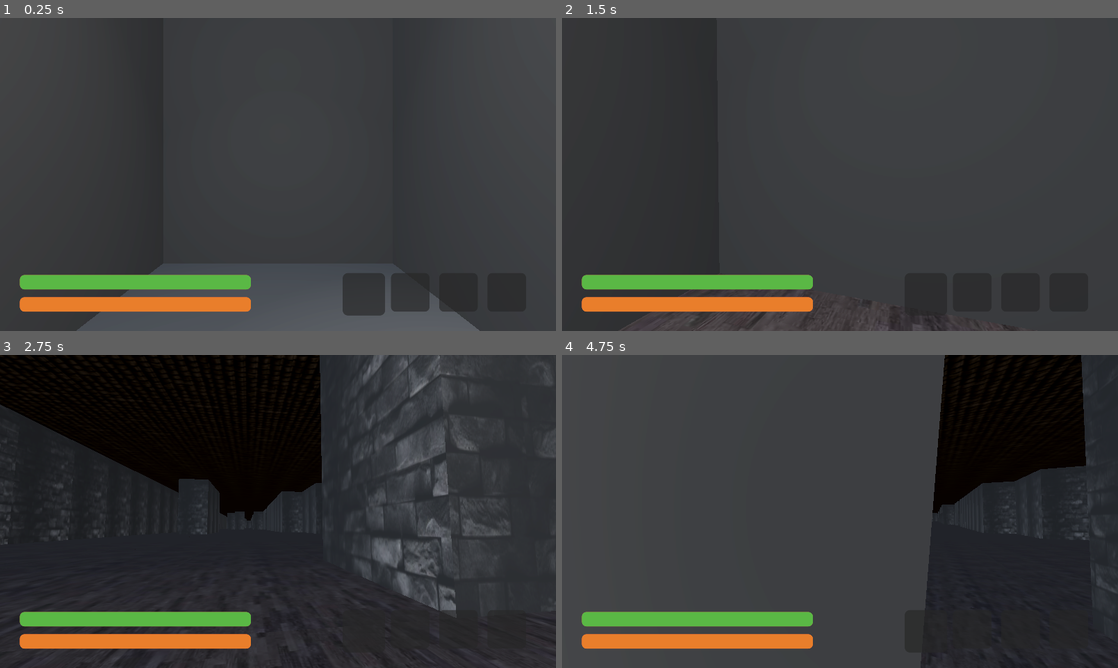
Above: before the commit, frames 1-4 (two rows, left to right).
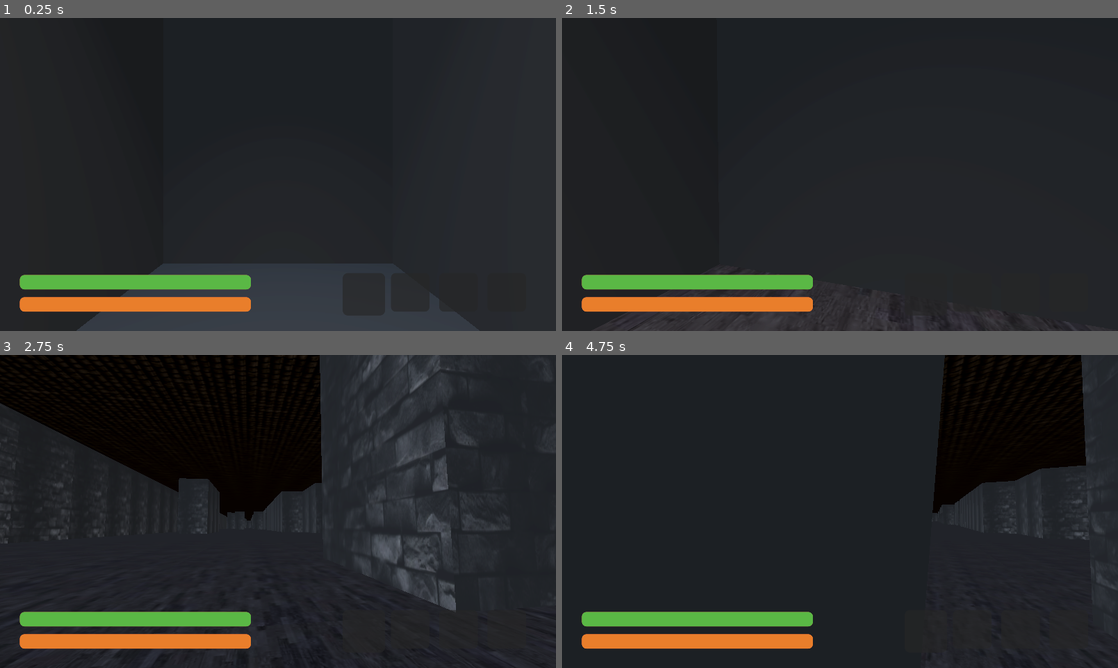
Above: after the commit, the same moments.

Repository: SavageMode123/Lethal-Company
Game: Godot game, scene res://Game.tscn
Same seed, same stepped clock (60 frames per second), same inputs: the game is played once before the commit and once after it.
Inputs (mouse positions are in pixels of both pictures, inside the frame that each line leads up to):
- Up to frame 1 (0.25 s): no input
- Up to frame 2 (1.5 s): tap Enter at 0.5 s; move the mouse to (867, 174) at 0.52 s; hold W (Forward) from 0.53 s (still down); tap C (Crouch) at 0.6 s; tap Space (Jump) at 0.77 s; move the mouse to (812, 174) at 1.27 s; tap G (Drop) at 1.35 s
- Up to frame 3 (2.75 s): keep holding W (Forward); tap Space (Jump) at 1.52 s; move the mouse to (289, 505) at 2.02 s; tap E (Interact) at 2.1 s
- Up to frame 4 (4.75 s): keep holding W (Forward); tap Space (Jump) at 2.75, 3.02, 3.77, 4.52 s; move the mouse to (834, 517) at 2.77 s; tap Shift (Sprint) at 2.85 s; move the mouse to (878, 514) at 3.52 s; tap C (Crouch) at 3.6 s; move the mouse to (795, 508) at 4.27 s; tap G (Drop) at 4.35 s

The runs differ from the first frame. In frame 1, 50% of the frame differs, in the area x 0-100%, y 0-100%; in frame 2, 47%; in frame 3, 3.5%; in frame 4, 62%.

Commit message:
Last minute fixes to Elevator

Diff:
--- a/Game.tscn
+++ b/Game.tscn
@@ -328,7 +328,7 @@
 navigation_mesh = SubResource("NavigationMesh_m0yvi")
 
 [node name="Elevator" type="Node3D" parent="Map" node_paths=PackedStringArray("Players")]
-transform = Transform3D(-1, 3.48787e-16, -8.74228e-08, 3.48787e-16, 1, -3.48787e-16, 8.74228e-08, -3.48787e-16, -1, 2.08165e-12, 2.08165e-12, 2.08165e-12)
+transform = Transform3D(-1, 3.48787e-16, -8.74228e-08, 3.48787e-16, 1, -3.48787e-16, 8.74228e-08, -3.48787e-16, -1, 2.08165e-12, -0.1, 2.08165e-12)
 script = ExtResource("5_w7fh7")
 Players = NodePath("../../Players")
 
@@ -440,21 +440,10 @@
 skeleton = NodePath("")
 
 [node name="Light" type="SpotLight3D" parent="Map/Elevator"]
-transform = Transform3D(1, -6.97574e-16, -1.52459e-23, -1.5246e-23, -4.37114e-08, 1, -6.97574e-16, -1, -4.37114e-08, -0.0820077, 8.54226, 0.280514)
-light_energy = 3.667
+transform = Transform3D(1, 0, 1.71041e-22, -3.04919e-23, -4.37114e-08, 1, 0, -1, -4.37114e-08, -0.0820077, 8.11664, 0.280514)
+light_energy = 2.9
 spot_range = 22.686
 spot_angle = 33.41
-
-[node name="Light3" type="SpotLight3D" parent="Map/Elevator"]
-transform = Transform3D(1, -6.97574e-16, -1.52459e-23, -1.5246e-23, -4.37114e-08, 1, -6.97574e-16, -1, -4.37114e-08, -1.97367, 5.16601, 0.280514)
-light_energy = 3.667
-spot_range = 22.686
-spot_angle = 33.41
-
-[node name="Light4" type="OmniLight3D" parent="Map/Elevator"]
-transform = Transform3D(1, 0, 0, 0, 1, 0, 0, 0, 1, 0, 3.21818, 0)
-light_energy = 1.566
-omni_range = 11.626
 
 [node name="Models" type="Node3D" parent="."]
 transform = Transform3D(1, 0, 0, 0, 1, 0, 0, 0, 1, 2.08165e-12, 100, 2.08165e-12)
